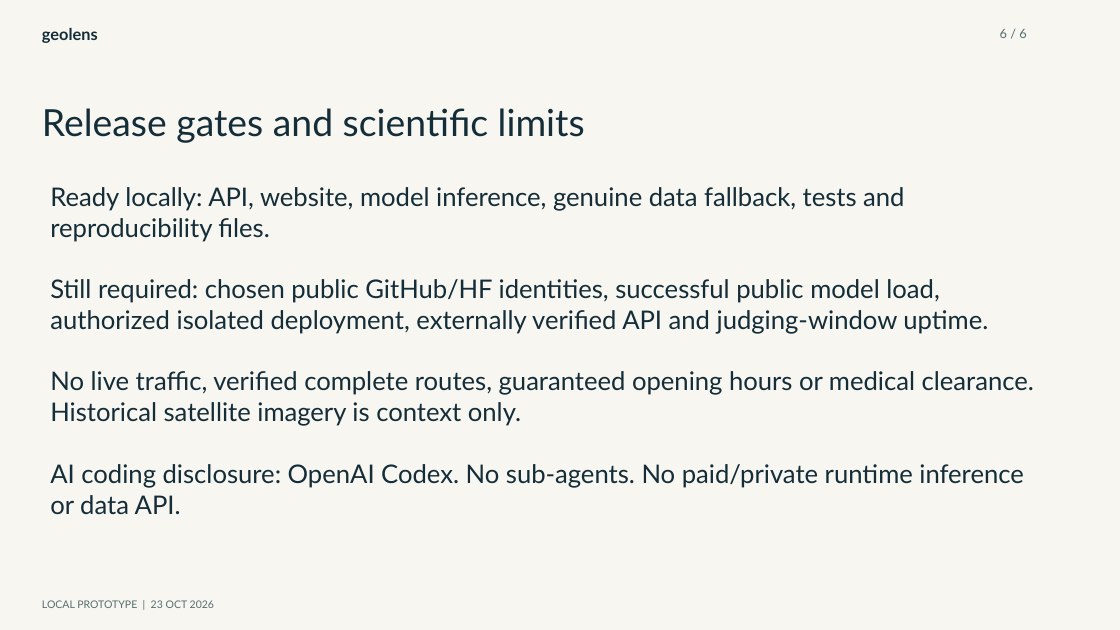
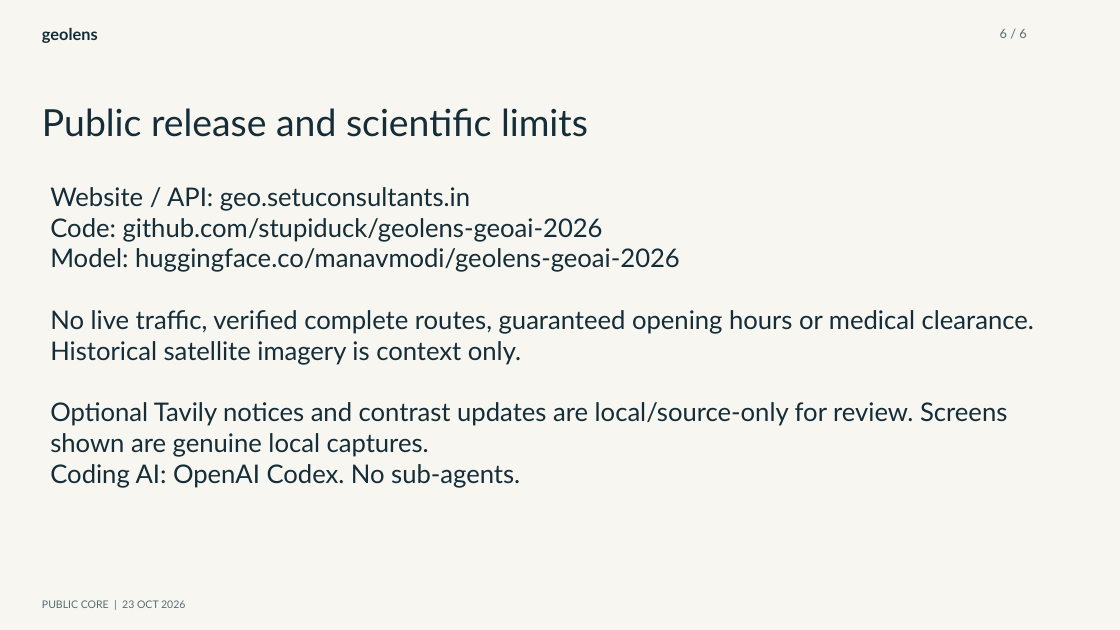
Before and after one commit to stupiduck/geolens-geoai-2026, a slide deck: slide 6 of submission/GeoLens.pptx. Drawn at 1120x630 pixels with LibreOffice and Linux fonts; fonts in the diff are those of the drawing. Boxes give left, top, right and bottom in pixels: in the first picture for what was removed or moved away, otherwise in the second. Text is boxed around its words. In the diff, an @@ line names an element or a change of style, - is before the commit and + after.

Commit message:
Add optional official web notices and fix colloquial place lookup and dark contrast

```diff
--- a/submission/GeoLens.pptx
+++ b/submission/GeoLens.pptx
@@ text at (42, 108, 588, 137): text changed @@
-Release gates and scientific limits
+Public release and scientific limits
@@ text at (50, 187, 680, 272): text changed @@
-Ready locally: API, website, model inference, genuine data fallback, tests and reproducibility files.
-Still required: chosen public GitHub/HF identities, successful public model load, authorized isolated deployment, externally verified API and judging-window uptime.
+Website / API: geo.setuconsultants.in
+Code: github.com/stupiduck/geolens-geoai-2026
+Model: huggingface.co/manavmodi/geolens-geoai-2026
@@ text at (50, 402, 1007, 488): text changed @@
-AI coding disclosure: OpenAI Codex. No sub-agents. No paid/private runtime inference or data API.
+Optional Tavily notices and contrast updates are local/source-only for review. Screens shown are genuine local captures.
+Coding AI: OpenAI Codex. No sub-agents.
@@ text at (42, 600, 185, 608): text changed @@
-LOCAL PROTOTYPE | 23 OCT 2026
+PUBLIC CORE | 23 OCT 2026
```
Also in this commit, not shown: 5 other slides changed, 26 other files.
